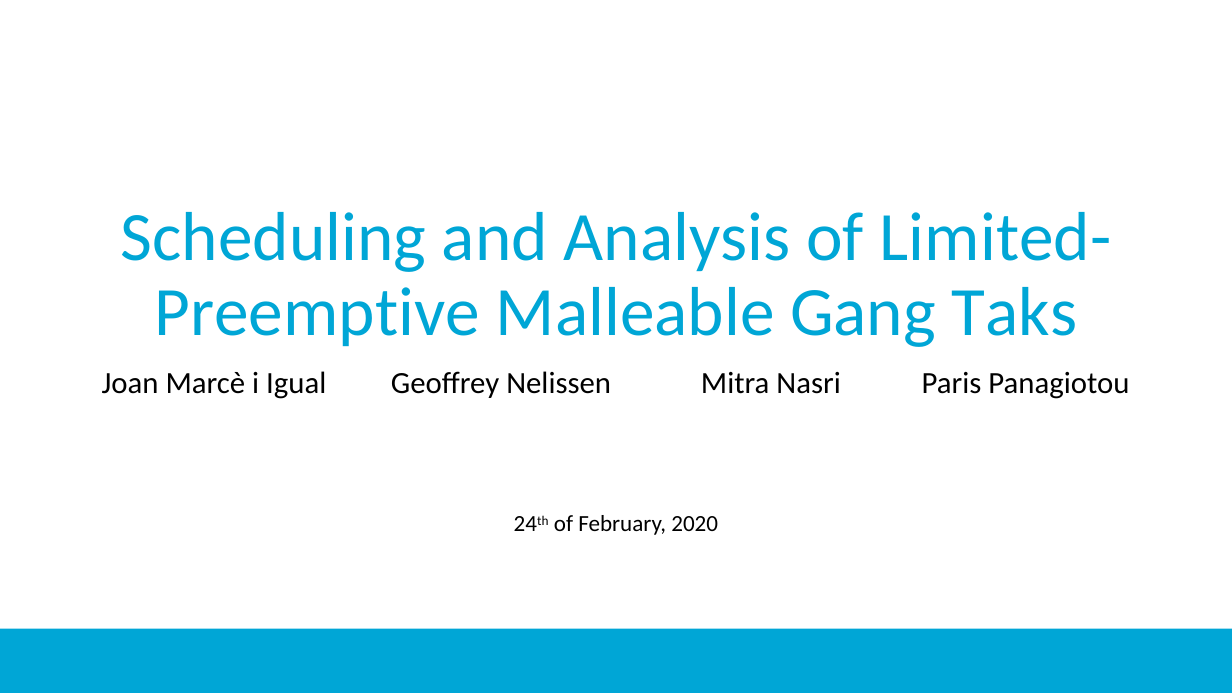
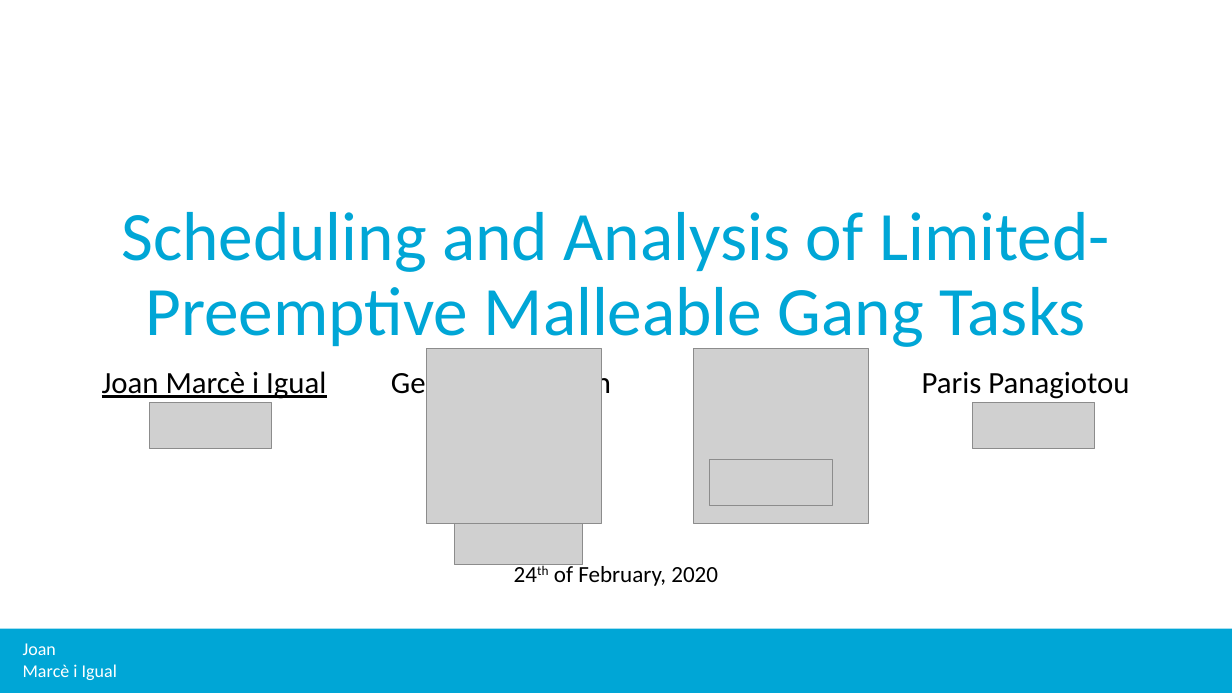
Before and after one commit to jmigual/APATeoria, a slide deck: slide 1 of Notes/TFM_presentations/2020_02_24_v2/2020_02_24_v2.pptx. Drawn at 1232x693 pixels with LibreOffice and Linux fonts; fonts in the diff are those of the drawing; grey boxes stand for pictures; background and template pictures are left out. Boxes give left, top, right and bottom in pixels: in the first picture for what was removed or moved away, otherwise in the second. Text is boxed around its words. In the diff, an @@ line names an element or a change of style, - is before the commit and + after.

```diff
--- a/Notes/TFM_presentations/2020_02_24_v2/2020_02_24_v2.pptx
+++ b/Notes/TFM_presentations/2020_02_24_v2/2020_02_24_v2.pptx
@@ title at (121, 212, 1110, 352): text changed @@
-Scheduling and Analysis of Limited-Preemptive Malleable Gang Taks
+Scheduling and Analysis of Limited-Preemptive Malleable Gang Tasks
@@ picture added at (426, 348, 601, 523) @@
@@ picture added at (694, 348, 869, 523) @@
@@ text "Joan Marcè i Igual" at (102, 371, 326, 399): underline on @@
@@ picture added at (149, 402, 271, 448) @@
@@ picture added at (973, 402, 1095, 448) @@
@@ picture added at (454, 436, 583, 566) @@
@@ picture added at (710, 459, 832, 506) @@
@@ text "24th of February, 2020": place and size @@
-text "24th of February, 2020" at (554, 515, 718, 535)
+text "24th of February, 2020" at (554, 563, 718, 586)
@@ text added at (23, 643, 117, 680), 14 pt, text #FFFFFF @@
+Joan
+Marcè i Igual
```
Also in this commit, not shown: 23 other slides changed, 9 other files.
